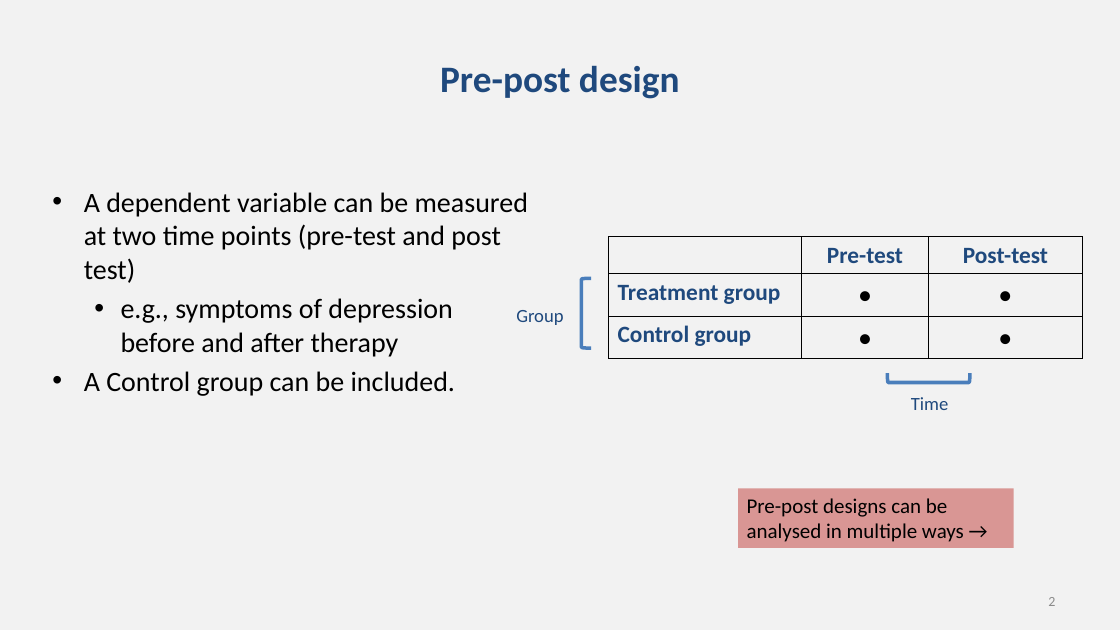
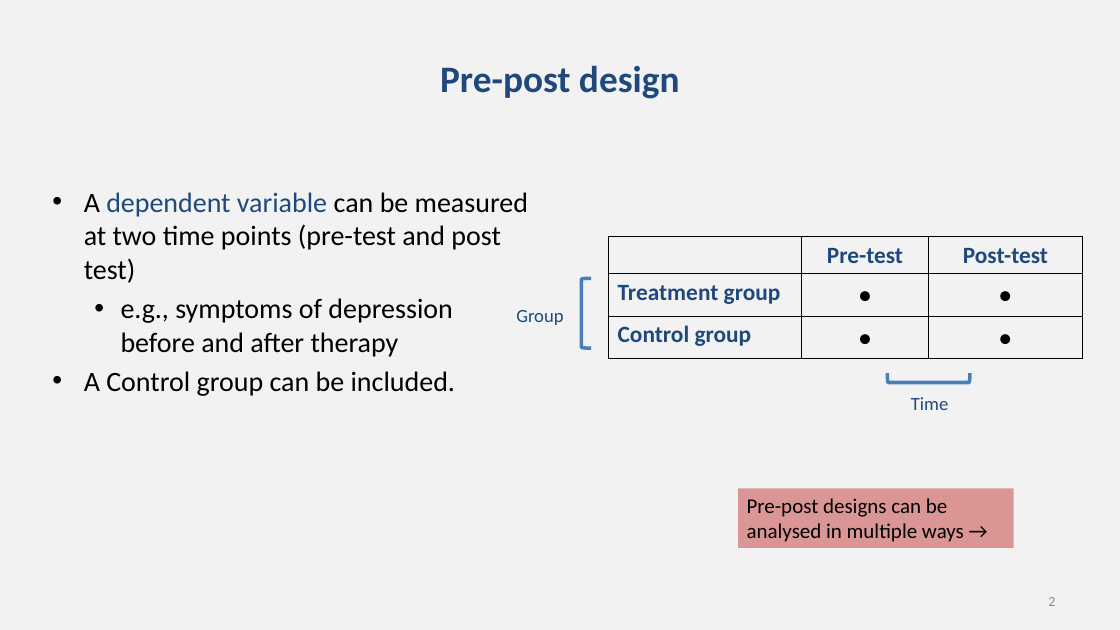
Before and after one commit to chrisjberry/datafluencyCB, a slide deck: slide 2 of docs/slides/PSYC753_L7_PrePostData.pptx. Drawn at 1120x630 pixels with LibreOffice and Linux fonts; fonts in the diff are those of the drawing. Boxes give left, top, right and bottom in pixels: in the first picture for what was removed or moved away, otherwise in the second. Text is boxed around its words. In the diff, an @@ line names an element or a change of style, - is before the commit and + after.

```diff
--- a/docs/slides/PSYC753_L7_PrePostData.pptx
+++ b/docs/slides/PSYC753_L7_PrePostData.pptx
@@ text at box(84, 192, 528, 283): text colour #000000 to #1F497D in "dependent variable" @@
```
Also in this commit, not shown: 5 other slides changed.
